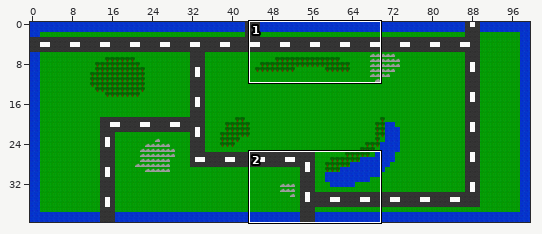
One commit to this Tiled map: data/map.tmx. Above: a wide view before the commit, with the close-up outlined.
Close-up. As it was:
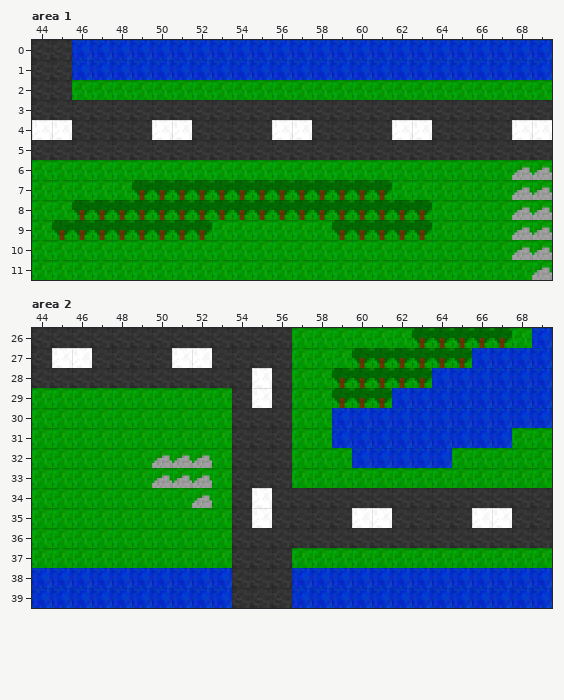
Cells are 32x32 px. Shown: area 1 x 44..69, y 0..11; area 2 x 44..69, y 26..39. The commit also changed other parts of the map, which this record leaves out.
The same view after the edit:
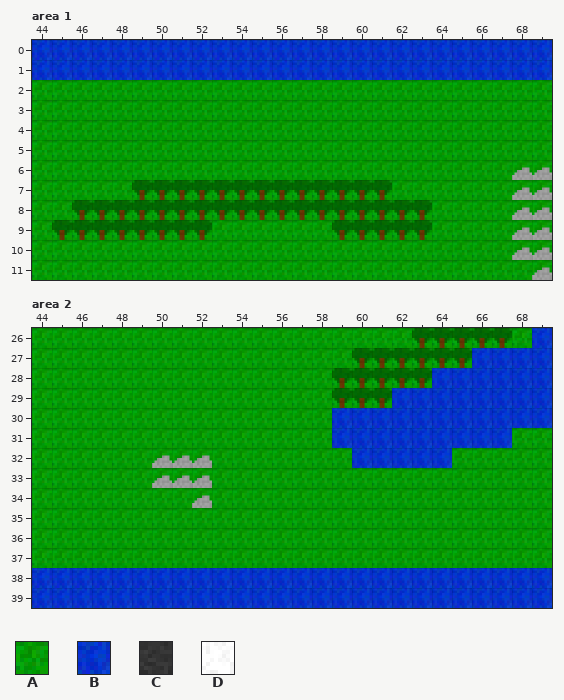
Key: from "tileset": A 0, B 1, C 4, D 5.
_ is an empty cell, # one hidden under a higher layer.
The edit:
Layer "ground", area 1:
y 0..1: x 44..45 CC -> ##
y 2: x 44..45 CC -> AA
y 3: x 44..69 CCCCCCCCCCCCCCCCCCCCCCCCCC -> AAAAAAAAAAAAAAAAAAAAAAAAAA
y 4: x 44..69 DDCCCCDDCCCCDDCCCCDDCCCCDD -> AAAAAAAAAAAAAAAAAAAAAAAAAA
y 5: x 44..69 CCCCCCCCCCCCCCCCCCCCCCCCCC -> AAAAAAAAAAAAAAAAAAAAAAAAAA
Layer "objects", area 1:
y 0..1: x 44..45 __ -> BB
Layer "ground", area 2:
y 26: x 44..56 CCCCCCCCCCCCC -> AAAAAAAAAAAAA
y 27: x 44..56 CDDCCCCDDCCCC -> AAAAAAAAAAAAA
y 28: x 44..56 CCCCCCCCCCCDC -> AAAAAAAAAAAAA
y 29: x 54..56 CDC -> AAA
y 30..33: x 54..56 CCC -> AAA
y 34: x 54..69 CDCCCCCCCCCCCCCC -> AAAAAAAAAAAAAAAA
y 35: x 54..69 CDCCCCDDCCCCDDCC -> AAAAAAAAAAAAAAAA
y 36: x 54..69 CCCCCCCCCCCCCCCC -> AAAAAAAAAAAAAAAA
y 37: x 54..56 CCC -> AAA
y 38..39: x 54..56 CCC -> ###
Layer "objects", area 2:
y 38..39: x 54..56 ___ -> BBB
